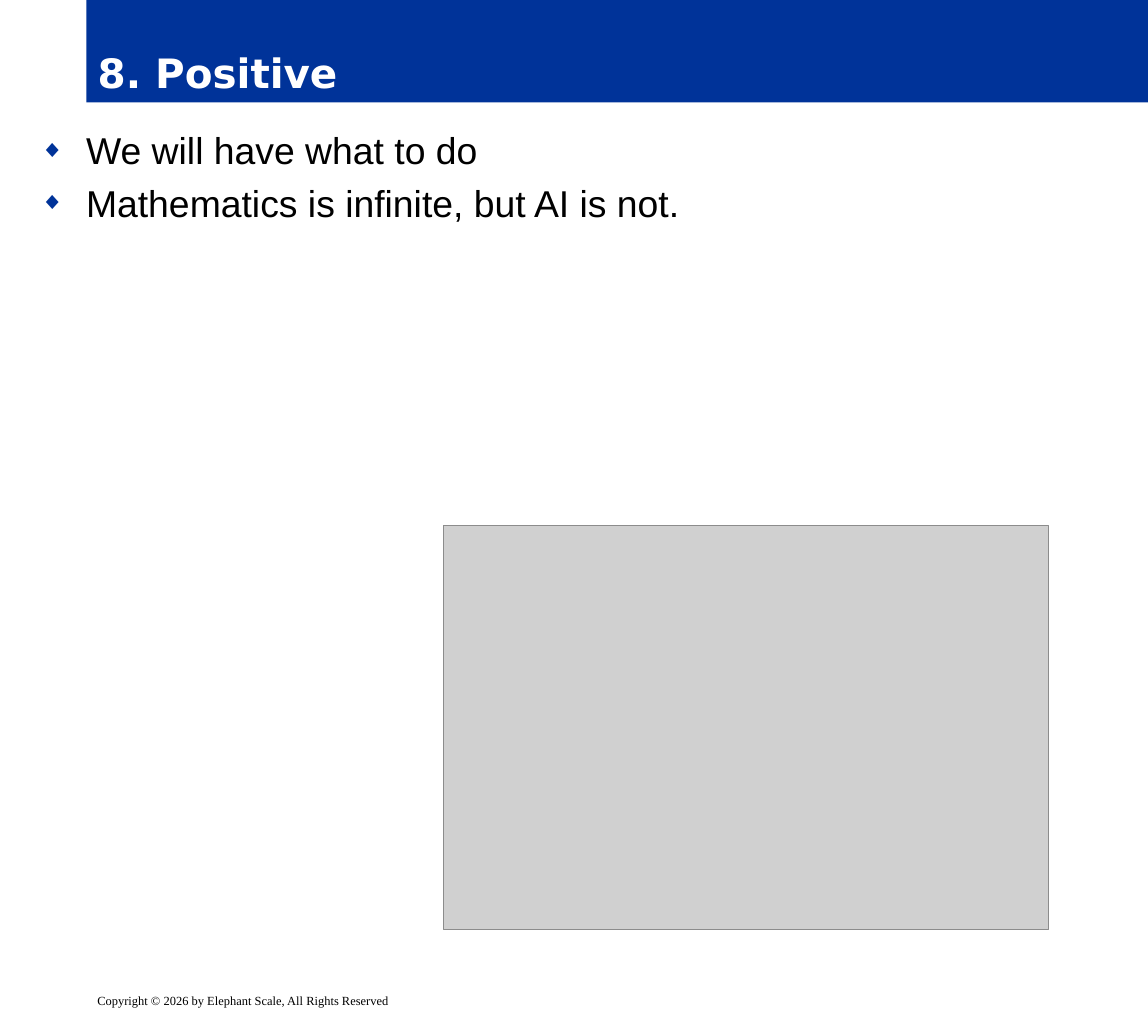
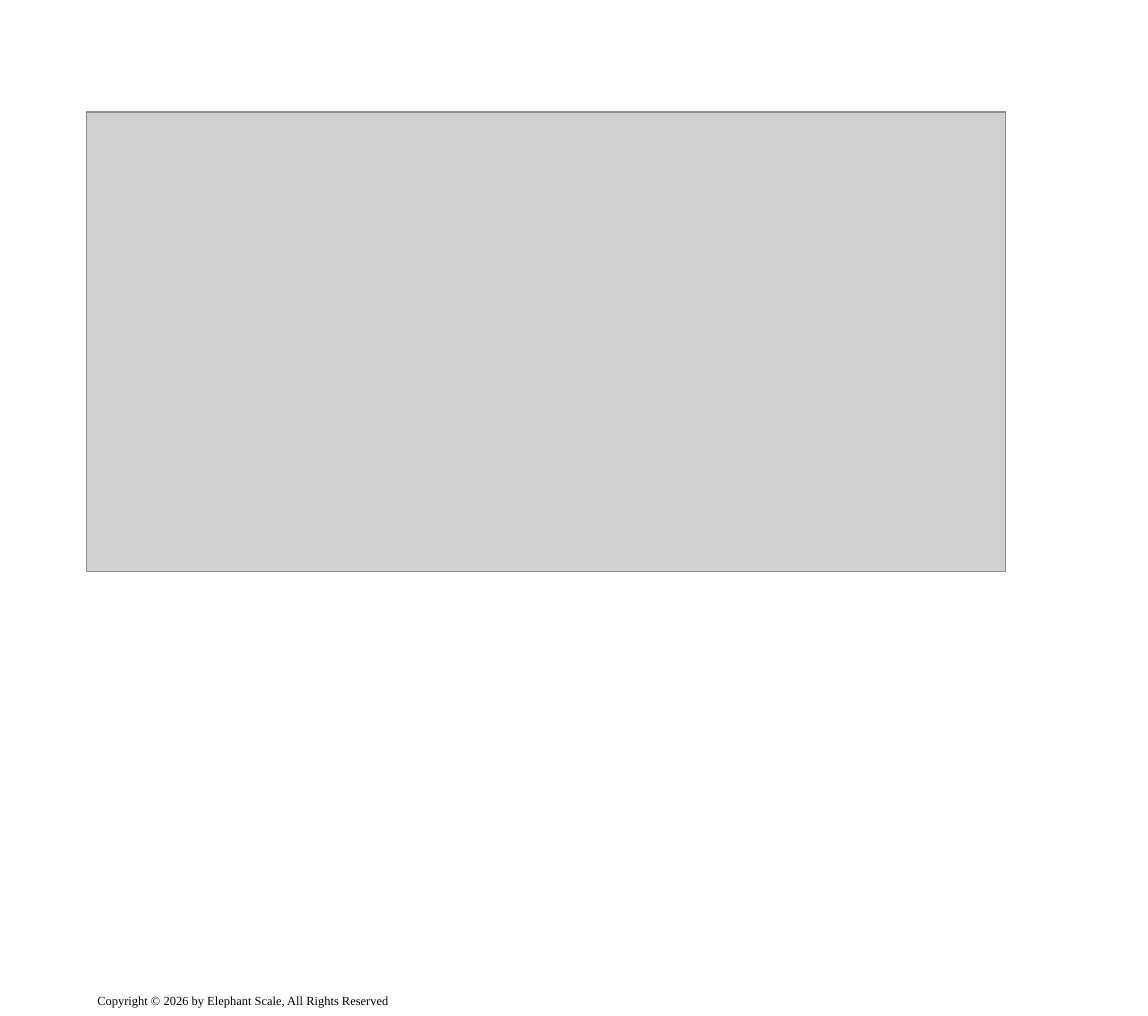
Before and after one commit to elephantscale/OpenAI-labs, a slide deck: slide 5 of 121-Tabular-Foundation-Models-for-Data-Science-Agents/slides/release/01__intro.pptx (slide 10 before the commit). Drawn at 1148x1016 pixels with LibreOffice and Linux fonts; fonts in the diff are those of the drawing; grey boxes stand for pictures; background and template pictures are left out. Boxes give left, top, right and bottom in pixels: in the first picture for what was removed or moved away, otherwise in the second. Text is boxed around its words. In the diff, an @@ line names an element or a change of style, - is before the commit and + after.

```diff
--- a/121-Tabular-Foundation-Models-for-Data-Science-Agents/slides/release/01__intro.pptx
+++ b/121-Tabular-Foundation-Models-for-Data-Science-Agents/slides/release/01__intro.pptx
@@ title removed at bbox=[86, 0, 1148, 102] @@
-8. Positive
@@ picture added at bbox=[86, 112, 1006, 572] @@
@@ text removed at bbox=[86, 137, 679, 222] @@
-◆ We will have what to do
-◆ Mathematics is infinite, but AI is not.
@@ picture removed at bbox=[444, 526, 1049, 930] @@
```
Also in this commit, not shown: 9 other slides changed, 12 slides added, 1 other file.
